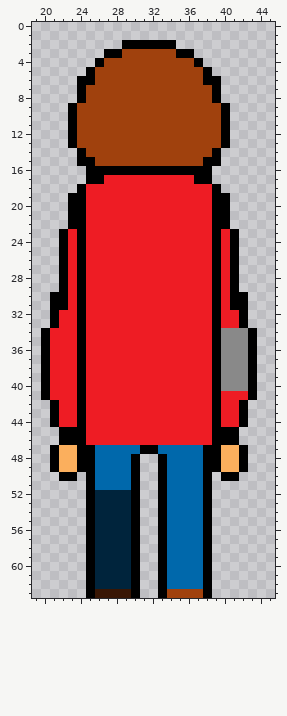
One commit to this pixel-art sprite: sprites/spr_playerUp/e43c3ccc-b2e3-4266-a608-a669fc485246.png. This is how it looked before the edit.
The file is 64x64 pixels. Shown: x 19..45, y 0..63.
And afterwards:
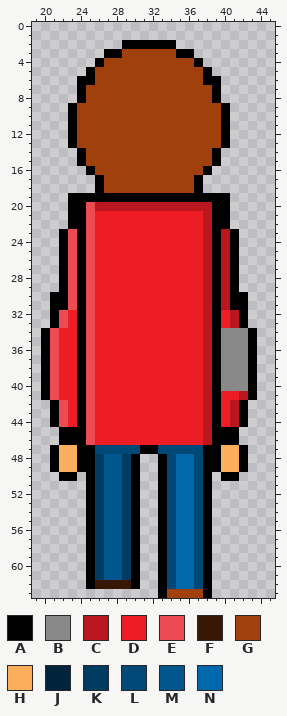
Palette (. is transparent): A #000000  B #898989  C #ba161e  D #ee1c24  E #ed4b53  F #381604  G #a0410d  H #fbaf5d  J #00243c  K #003c62  L #004977  M #00558c  N #0068ab
Changes in this commit:
y 15: x 25 A -> G; x 38 A -> G
y 16: x 26..37 AAAAAAAAAAAA -> GGGGGGGGGGGG
y 17: x 25 A -> .; x 27..36 DDDDDDDDDD -> GGGGGGGGGG; x 38 A -> .
y 18: x 24..39 ADDDDDDDDDDDDDDA -> ..AGGGGGGGGGGA..
y 19: x 25..38 DDDDDDDDDDDDDD -> AAAAAAAAAAAAAA
y 20: x 25..38 DDDDDDDDDDDDDD -> ECCCCCCCCCCCCC
y 21..22: x 25 D -> E; x 38 D -> C
y 23..31: x 23 D -> E; x 25 D -> E; x 38 D -> C; x 40 D -> C
y 32..33: x 22 D -> E; x 25 D -> E; x 38 D -> C; x 41 D -> C
y 34..40: x 21 D -> E; x 25 D -> E; x 38 D -> C
y 41: x 21 D -> E; x 25 D -> E; x 38 D -> C; x 42 D -> C
y 42..44: x 22 D -> E; x 25 D -> E; x 38 D -> C; x 41 D -> C
y 45..46: x 25 D -> E; x 38 D -> C
y 47: x 26..30 NNNNN -> LLLLL; x 33..37 NNNNN -> LLLLL
y 48..51: x 26..29 NNNN -> KMMK; x 34 N -> L; x 37 N -> L
y 52..61: x 26..29 JJJJ -> KMMK; x 34 N -> L; x 37 N -> L
y 62: x 26..29 JJJJ -> FFFF; x 34 N -> L; x 37 N -> L
y 63: x 25..30 AFFFFA -> ......
Where, in picture pixels (left, top, right, bottom), the same in both pictures:
changed: (50, 157, 248, 598)
